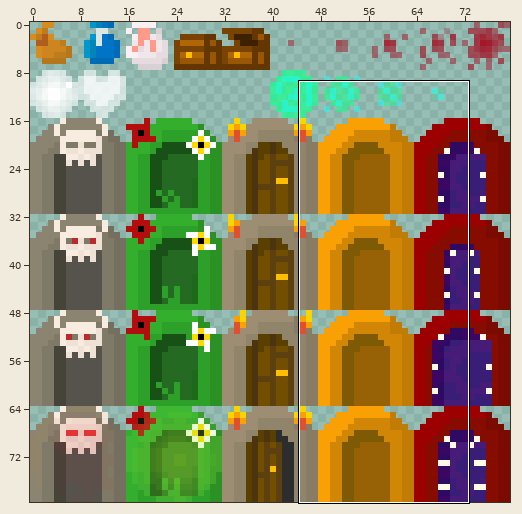
Two versions of one sprite sheet, UnexpectedOrcs/assets/sprites/dropsheet.png. The first picture is a wide view before the edit; the outline marks the close-up.
Close-up. Old version:
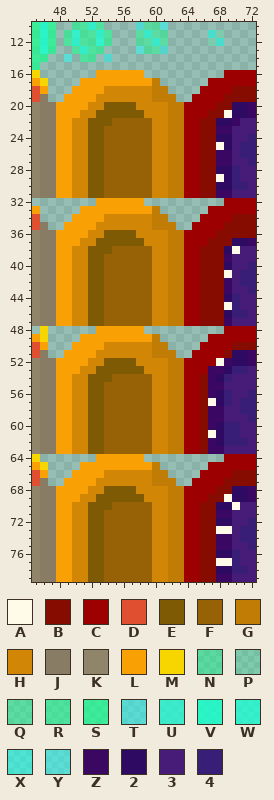
The file is 80x80 pixels. Pixels under 10% opacity are left out. Colours within 5 levels of each other are drawn and written as one. Shown: x 45..72, y 10..79.
Palette (. is transparent): A #fffbe8  B #870c00  C #9c0001  D #e04f2f  E #7e5a05  F #966205  G #c07c05  H #d28605  J #887c65  K #90856a  L #f9a005  M #f7d600  N #19f78a78  P #16ff8e2f  Q #16ff8e74  R #16ff8e8e  S #16ff8eb4  T #1cf8f57b  U #18fdd5b6  V #17ffcad7  W #17ffd1c3  X #18ffe891  Y #19fffb78  Z #3a0863  2 #2f0a63  3 #461c78  4 #391e78
New version:
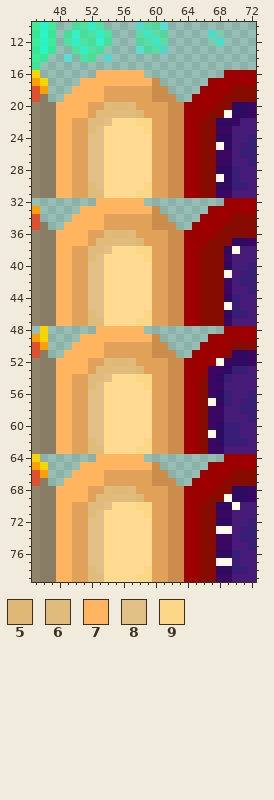
Colours new in this view: 5 #dfb876  6 #dfbc7c  7 #ffb560  8 #e2bf84  9 #fbd787
The edit:
colour F: #966205 -> #ffdb92
colour G: #c07c05 -> #cb8c4c
colour H: #d28605 -> #e0a25a
y 16: x 53..58 LLLLLL -> 777777
y 17: x 51..59 LLLLLLLLL -> 777777777
y 18: x 50..53 LLLL -> 7777
y 19: x 49..53 LLLLH -> 77777
y 20: x 48..51 LLLL -> 7777; x 54..57 EEEE -> 6556
y 21: x 48..51 LLLH -> 7777; x 53..58 EEEEEE -> 666665
y 22: x 48..49 LL -> 77; x 52..54 EEE -> 668; x 58..59 FF -> 99
y 23: x 48..49 LL -> 77; x 52..53 EE -> 68; x 59 F -> 9
y 24..29: x 48..49 LL -> 77; x 52..53 EE -> 88
y 30: x 48..49 LL -> 77; x 52..53 EE -> 68; x 59 F -> 9
y 31: x 48..49 LL -> 77; x 52..53 EE -> 66; x 58..59 FF -> 99
y 32: x 53..58 LLLLLL -> 777777
y 33: x 51..59 LLLLLLLLL -> 777777777
y 34: x 50..53 LLLL -> 7777
y 35: x 49..53 LLLLH -> 77777
y 36: x 48..51 LLLL -> 7777; x 54..57 EEEE -> 6556
y 37: x 48..51 LLLH -> 7777; x 53..58 EEEEEE -> 666665
y 38: x 48..49 LL -> 77; x 52..54 EEE -> 668; x 58..59 FF -> 99
y 39: x 48..49 LL -> 77; x 52..53 EE -> 68; x 59 F -> 9
y 40..45: x 48..49 LL -> 77; x 52..53 EE -> 88
y 46: x 48..49 LL -> 77; x 52..53 EE -> 68; x 59 F -> 9
y 47: x 48..49 LL -> 77; x 52..53 EE -> 66; x 58..59 FF -> 99
y 48: x 53..58 LLLLLL -> 777777
y 49: x 51..59 LLLLLLLLL -> 777777777
y 50: x 50..53 LLLL -> 7777
y 51: x 49..53 LLLLH -> 77777
y 52: x 48..51 LLLL -> 7777; x 54..57 EEEE -> 6556
y 53: x 48..51 LLLH -> 7777; x 53..58 EEEEEE -> 666665
y 54: x 48..49 LL -> 77; x 52..54 EEE -> 668; x 58..59 FF -> 99
y 55: x 48..49 LL -> 77; x 52..53 EE -> 68; x 59 F -> 9
y 56..61: x 48..49 LL -> 77; x 52..53 EE -> 88
y 62: x 48..49 LL -> 77; x 52..53 EE -> 68; x 59 F -> 9
y 63: x 48..49 LL -> 77; x 52..53 EE -> 66; x 58..59 FF -> 99
y 64: x 53..58 LLLLLL -> 777777
y 65: x 51..59 LLLLLLLLL -> 777777777
y 66: x 50..53 LLLL -> 7777
y 67: x 49..53 LLLLH -> 77777
y 68: x 48..51 LLLL -> 7777; x 54..57 EEEE -> 6556
y 69: x 48..51 LLLH -> 7777; x 53..58 EEEEEE -> 666665
y 70: x 48..49 LL -> 77; x 52..54 EEE -> 668; x 58..59 FF -> 99
y 71: x 48..49 LL -> 77; x 52..53 EE -> 68; x 59 F -> 9
y 72..77: x 48..49 LL -> 77; x 52..53 EE -> 88
y 78: x 48..49 LL -> 77; x 52..53 EE -> 68; x 59 F -> 9
y 79: x 48..49 LL -> 77; x 52..53 EE -> 66; x 58..59 FF -> 99
